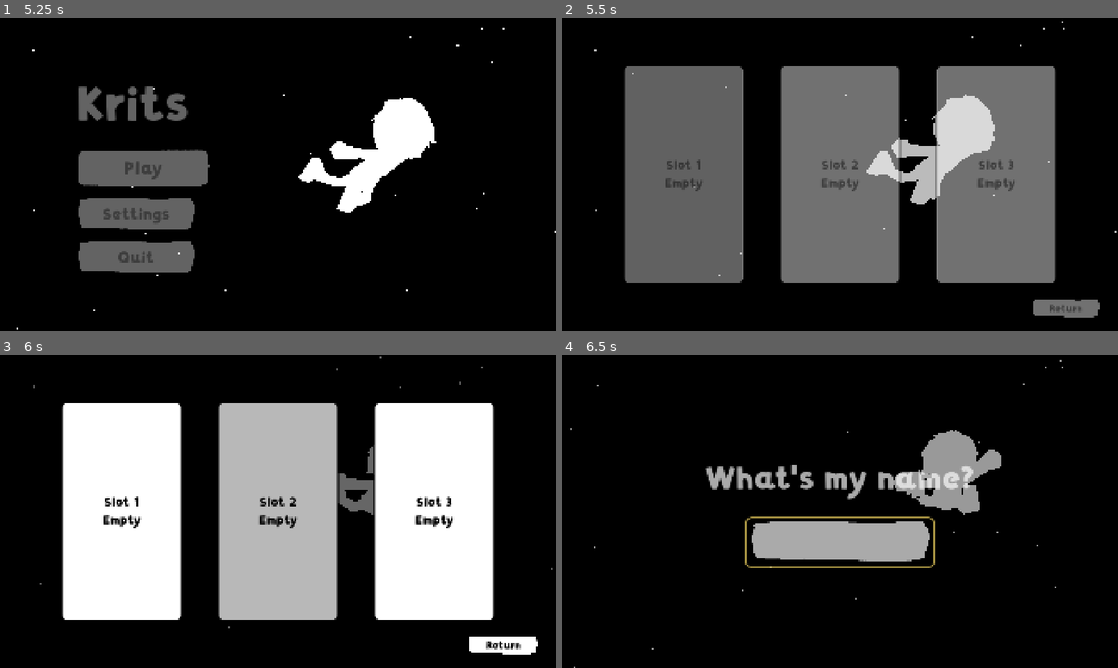
Above: before the commit, frames 1-4 (two rows, left to right).
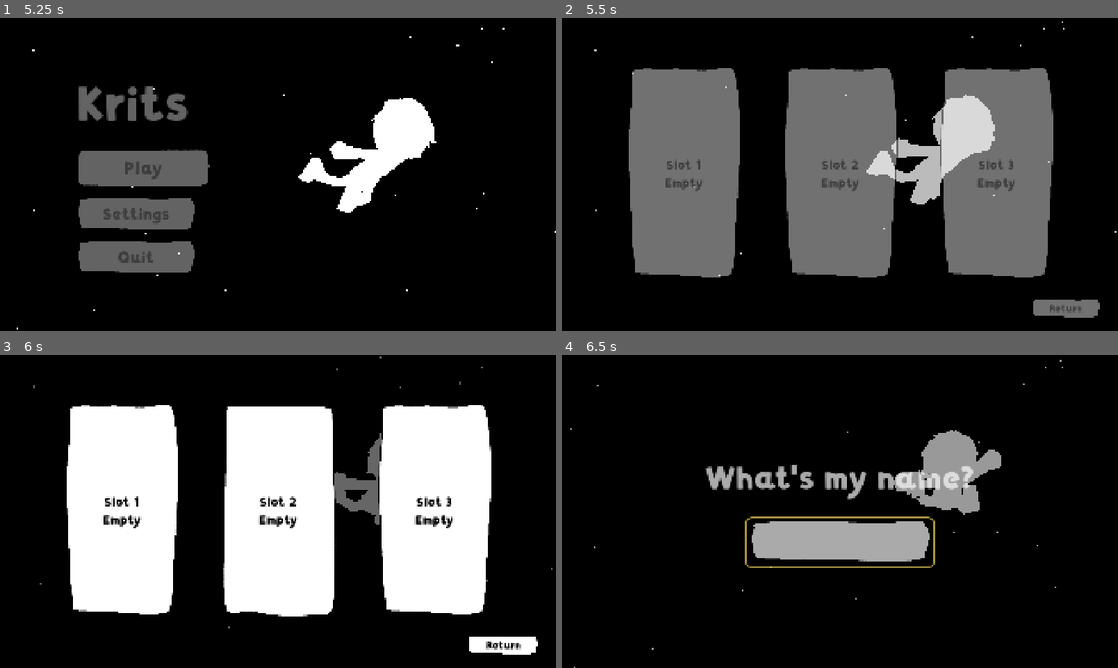
Above: after the commit, the same moments.

Repository: doggoanim/Krits
Game: Godot game, scene res://ui/main_menu.tscn
Two runs of this game, one before a commit and one after it. Both use one fixed random seed, a clock stepped at 60 frames per second and the inputs below. Sound files missing from this copy of the repository are replaced by a short silence.
Inputs (mouse positions are in pixels of both pictures, inside the frame that each line leads up to):
- Up to frame 1 (5.25 s): tap Enter at 0.5, 4.25 s; move the mouse to (400, 158) at 0.52 s; hold D (move_right) 0.53-1.25 s; hold Ctrl (crouch_pound) 0.53-1.25 s; click (400, 158) at 0.67 s; tap Space (jump) at 0.77, 3.77 s; drag from (166, 190) to (250, 237) at 1.27 s; move the mouse to (333, 105) at 2.02 s; hold D (move_right) 2.03-2.75 s; hold Shift (roll_dive) 2.03-2.75 s; drag from (250, 237) to (111, 127) at 2.77 s; move the mouse to (444, 221) at 3.52 s; hold A (move_left) 3.53-4.25 s; hold Ctrl (crouch_pound) 3.53-4.25 s; drag from (111, 127) to (194, 96) at 4.27 s; click "Play" at 5 s
- Up to frame 2 (5.5 s): no input
- Up to frame 3 (6 s): move the mouse to (305, 511) at 5.77 s; hold S (move_back) from 5.78 s (still down); hold Shift (roll_dive) from 5.78 s (still down); click (305, 511) at 5.92 s
- Up to frame 4 (6.5 s): keep holding S (move_back); keep holding Shift (roll_dive)

Frame 1 is identical in both runs. In frame 2, 7.1% of the frame differs, in the area x 11-89%, y 15-85%; in frame 3, 20%; in frame 4, nothing differs.

Commit message:
Save slots and delete confirm use the hand-drawn button textures (nine-sliced)
Co-Authored-By: Claude Sonnet 5.5 <noreply@anthropic.com>
Claude-Session: https://claude.ai/code/session_01TYpdm1jACUqsWG6yyTxbgm

Diff:
--- a/ui/menu/save_slots_screen.tscn
+++ b/ui/menu/save_slots_screen.tscn
@@ -1,58 +1,53 @@
 [gd_scene format=3]
 
 [ext_resource type="Script" path="res://ui/menu/save_slots_screen.gd" id="1"]
-
-[sub_resource type="StyleBoxFlat" id="SlotNormal"]
-bg_color = Color(1, 1, 1, 1)
-border_width_left = 6
-border_width_top = 6
-border_width_right = 6
-border_width_bottom = 6
-border_color = Color(0, 0, 0, 1)
-corner_radius_top_left = 20
-corner_radius_top_right = 20
-corner_radius_bottom_right = 20
-corner_radius_bottom_left = 20
-
-[sub_resource type="StyleBoxFlat" id="SlotHover"]
-bg_color = Color(0.86, 0.86, 0.86, 1)
-border_width_left = 6
-border_width_top = 6
-border_width_right = 6
-border_width_bottom = 6
-border_color = Color(0, 0, 0, 1)
-corner_radius_top_left = 20
-corner_radius_top_right = 20
-corner_radius_bottom_right = 20
-corner_radius_bottom_left = 20
-
-[sub_resource type="StyleBoxFlat" id="SlotPressed"]
-bg_color = Color(0.72, 0.72, 0.72, 1)
-border_width_left = 6
-border_width_top = 6
-border_width_right = 6
-border_width_bottom = 6
-border_color = Color(0, 0, 0, 1)
-corner_radius_top_left = 20
-corner_radius_top_right = 20
-corner_radius_bottom_right = 20
-corner_radius_bottom_left = 20
-
-[sub_resource type="StyleBoxFlat" id="ConfirmPanel"]
-bg_color = Color(1, 1, 1, 1)
-border_width_left = 6
-border_width_top = 6
-border_width_right = 6
-border_width_bottom = 6
-border_color = Color(0, 0, 0, 1)
-corner_radius_top_left = 20
-corner_radius_top_right = 20
-corner_radius_bottom_right = 20
-corner_radius_bottom_left = 20
-content_margin_left = 60.0
-content_margin_top = 50.0
-content_margin_right = 60.0
-content_margin_bottom = 50.0
+[ext_resource type="Texture2D" path="res://assets/ui/button_1.png" id="2"]
+[ext_resource type="Texture2D" path="res://assets/ui/button_2.png" id="3"]
+[ext_resource type="Texture2D" path="res://assets/ui/button_3.png" id="4"]
+
+[sub_resource type="StyleBoxTexture" id="SlotNormal"]
+content_margin_left = 40.0
+content_margin_top = 40.0
+content_margin_right = 40.0
+content_margin_bottom = 40.0
+texture = ExtResource("2")
+texture_margin_left = 40.0
+texture_margin_top = 40.0
+texture_margin_right = 40.0
+texture_margin_bottom = 40.0
+
+[sub_resource type="StyleBoxTexture" id="SlotHover"]
+content_margin_left = 40.0
+content_margin_top = 40.0
+content_margin_right = 40.0
+content_margin_bottom = 40.0
+texture = ExtResource("3")
+texture_margin_left = 40.0
+texture_margin_top = 40.0
+texture_margin_right = 40.0
+texture_margin_bottom = 40.0
+
+[sub_resource type="StyleBoxTexture" id="SlotPressed"]
+content_margin_left = 40.0
+content_margin_top = 40.0
+content_margin_right = 40.0
+content_margin_bottom = 40.0
+texture = ExtResource("4")
+texture_margin_left = 40.0
+texture_margin_top = 40.0
+texture_margin_right = 40.0
+texture_margin_bottom = 40.0
+
+[sub_resource type="StyleBoxTexture" id="ConfirmPanel"]
+content_margin_left = 70.0
+content_margin_top = 60.0
+content_margin_right = 70.0
+content_margin_bottom = 60.0
+texture = ExtResource("2")
+texture_margin_left = 40.0
+texture_margin_top = 40.0
+texture_margin_right = 40.0
+texture_margin_bottom = 40.0
 
 [node name="SaveSlotsScreen" type="Control"]
 layout_mode = 3
@@ -100,6 +95,7 @@
 theme_override_styles/pressed = SubResource("SlotPressed")
 text = "Slot 1"
 metadata/focus_pop_grow = 1.0
+metadata/focus_pop_looks = [SubResource("SlotNormal"), SubResource("SlotHover"), SubResource("SlotPressed")]
 
 [node name="Slot2" type="Button" parent="Slots"]
 custom_minimum_size = Vector2(420, 760)
@@ -110,6 +106,7 @@
 theme_override_styles/pressed = SubResource("SlotPressed")
 text = "Slot 2"
 metadata/focus_pop_grow = 1.0
+metadata/focus_pop_looks = [SubResource("SlotNormal"), SubResource("SlotHover"), SubResource("SlotPressed")]
 
 [node name="Slot3" type="Button" parent="Slots"]
 custom_minimum_size = Vector2(420, 760)
@@ -120,6 +117,7 @@
 theme_override_styles/pressed = SubResource("SlotPressed")
 text = "Slot 3"
 metadata/focus_pop_grow = 1.0
+metadata/focus_pop_looks = [SubResource("SlotNormal"), SubResource("SlotHover"), SubResource("SlotPressed")]
 
 [node name="ReturnButton" type="Button" parent="."]
 unique_name_in_owner = true
--- a/ui/widgets/focus_pop.gd
+++ b/ui/widgets/focus_pop.gd
@@ -20,6 +20,7 @@
 
 const SKIP_META := &"no_focus_pop"
 const GROW_META := &"focus_pop_grow"
+const LOOKS_META := &"focus_pop_looks"   ## Array of StyleBox to pick from on focus, instead of the theme's
 const ATTACHED_META := &"_focus_pop_attached"
 const GROW := 1.12           ## how much bigger a focused control gets
 const GROW_TIME := 0.12
@@ -113,6 +114,12 @@
 	_saved_styles.clear()
 
 func _pick_look(button: Button) -> StyleBox:
+	# A control can carry its own set of looks (e.g. nine-sliced plates for a
+	# tall slot, which the theme's stretch-to-fit textures would distort).
+	if button.has_meta(LOOKS_META):
+		var looks: Array = button.get_meta(LOOKS_META)
+		if not looks.is_empty():
+			return looks.pick_random()
 	if button.has_theme_stylebox_override(&"hover"):
 		return button.get_theme_stylebox(&"hover")   # the control's own selected look (e.g. a slot's grey)
 	var textured: Array[StyleBox] = []
